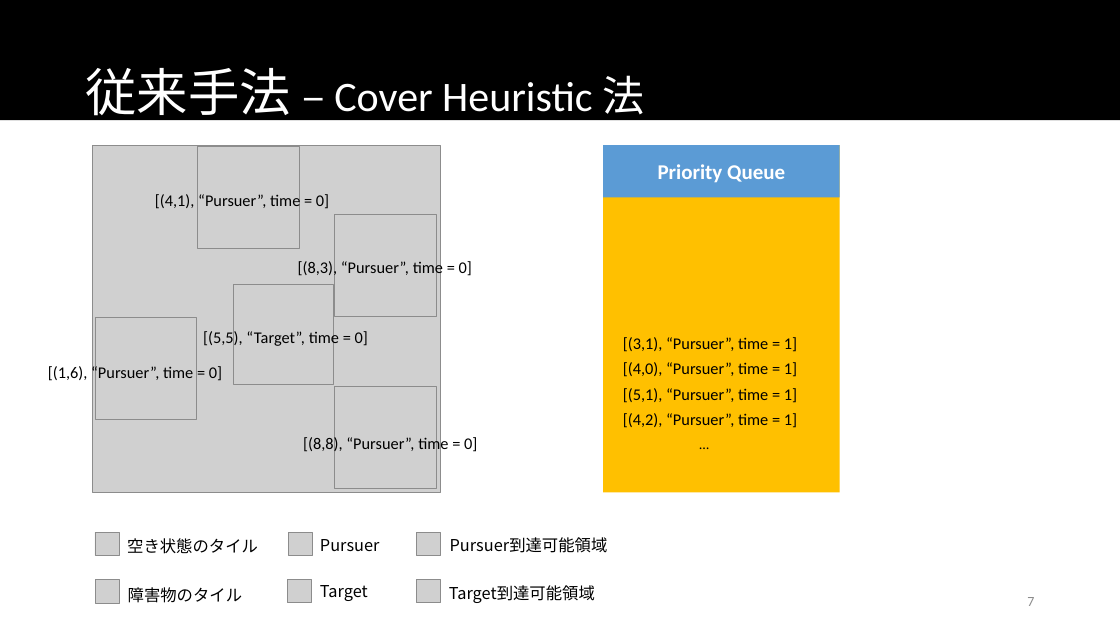
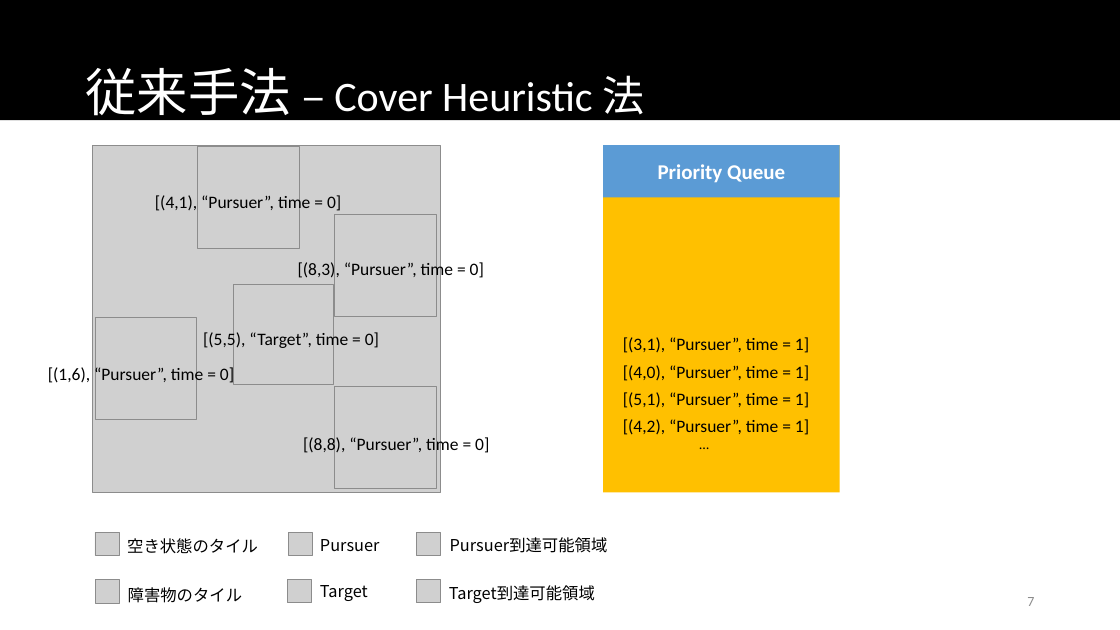
Before and after one commit to namidairo777/xiao_multiagent, a slide deck: slide 7 of documents/情報処理学会TANGXIAO_20170306.pptx. Drawn at 1120x630 pixels with LibreOffice and Linux fonts; fonts in the diff are those of the drawing; grey boxes stand for pictures. Boxes give left, top, right and bottom in pixels: in the first picture for what was removed or moved away, otherwise in the second. Text is boxed around its words. In the diff, an @@ line names an element or a change of style, - is before the commit and + after.

```diff
--- a/documents/情報処理学会TANGXIAO_20170306.pptx
+++ b/documents/情報処理学会TANGXIAO_20170306.pptx
@@ size 14 to 15 pt in 6 elements at (155, 194, 341, 213), (298, 261, 484, 280), (48, 366, 234, 385), (203, 330, 379, 349), (303, 436, 489, 455), (623, 337, 809, 435) @@
```
Also in this commit, not shown: 7 other slides changed.
